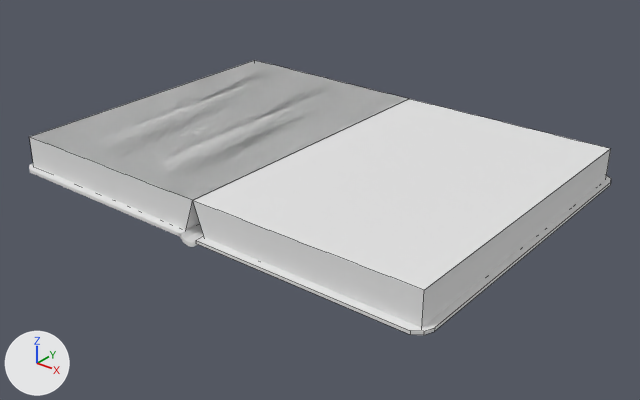
The Blender file Assets/Meshes/Spellbook.blend as it was, and as the next commit left it.
Rendered twice from a 50 mm camera at (3.07, -3.79, 2.18) aimed at (-0.01, 0.06, -0.2). The lights are fixed; the arrows at lower left show +X, +Y and +Z. Mesh edges are drawn as thin lines on the coarser meshes.

The older version as bpy lines, for what is in view:
```python
me_left_page_002 = bpy.data.meshes.new('Left Page.002')
me_left_page_002.from_pydata(...)  # 18 vertices, 1 face; spans x -1.0..1.0, y -1.0..1.0, z 0.0
me_right_page = bpy.data.meshes.new('Right Page')
me_right_page.from_pydata(...)  # 18 vertices, 1 face; spans x -1.0..1.0, y -1.0..1.0, z 0.0
ob_back = bpy.data.objects.new('Back', me_left_page_002)
ob_back.parent = ob_page
ob_back.location = (0.0, 0.0, 1.0)
ob_page = bpy.data.objects.new('Page', None)
ob_page.parent = ob_left
ob_page.location = (0.0, 0.0, 0.0)
ob_right_page = bpy.data.objects.new('Right Page', me_right_page)
ob_right_page.parent = ob_right
ob_right_page.location = (0.0, 0.0, 1.0)
# also in view: 'Left Cover' at (-0.75, 0.0, 0.0); 'Right' at (0.7, 0.0, 0.1); 'Left' at (-0.7, 0.0, 0.1); 'Right Cover' at (0.75, 0.0, 0.0); 'Left Page' at (-0.7, 0.0, 0.2)
```
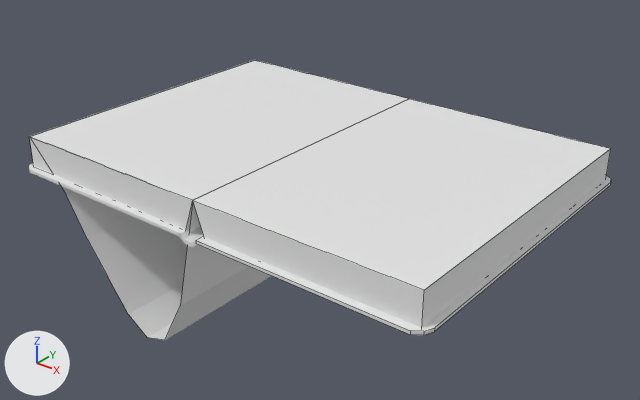
The newer file adds a shape key; the second version is drawn at full value of the shape key 'Closed' of 'Back', and the change is written as the vertex moves it makes.

ob_page is not drawn itself; it is the parent of ob_back, ob_front.

Scene script edits in JSON lines:
```json
{"block": "me_left_page_002", "where": "me_left_page_002.from_pydata(...)  # 18 vertices, 1 face; spans x -1.0..1.0, y -1.0..1.0, z 0.0"}
{"block": "me_left_page_002", "where": "# used by ob_back; parent = ob_page; location = (0.0, 0.0, 1.0)"}
{"block": "me_left_page_002", "change": "me_left_page_002 part 1"}
{"op": "set", "path": "me_left_page_002.vertices[4].co", "old": "(0.0, -1.0, 0.0)", "new": "(0.1, -1.0, -0.95)", "note": "pixel (104, 166) -> pixel (128, 314)"}
{"op": "set", "path": "me_left_page_002.vertices[5].co", "old": "(0.5, -1.0, 0.0)", "new": "(0.55, -1.0, -1.0)", "note": "pixel (146, 182) -> pixel (164, 340)"}
{"op": "set", "path": "me_left_page_002.vertices[6].co", "old": "(-0.5, -1.0, 0.0)", "new": "(-0.35, -1.0, -0.55)", "note": "pixel (65, 150) -> pixel (87, 239)"}
{"op": "set", "path": "me_left_page_002.vertices[7].co", "old": "(0.75, -1.0, 0.0)", "new": "(0.77, -1.0, -0.7)", "note": "pixel (169, 191) -> pixel (180, 305)"}
{"op": "set", "path": "me_left_page_002.vertices[8].co", "old": "(-0.25, -1.0, 0.0)", "new": "(-0.13, -1.0, -0.75)", "note": "pixel (84, 158) -> pixel (107, 276)"}
{"op": "set", "path": "me_left_page_002.vertices[9].co", "old": "(0.25, -1.0, 0.0)", "new": "(0.32, -1.0, -1.05)", "note": "pixel (125, 174) -> pixel (147, 337)"}
{"op": "set", "path": "me_left_page_002.vertices[10].co", "old": "(-0.75, -1.0, 0.0)", "new": "(-0.58, -1.0, -0.3)", "note": "pixel (47, 143) -> pixel (66, 194)"}
{"op": "set", "path": "me_left_page_002.vertices[11].co", "old": "(0.0, 1.0, 0.0)", "new": "(0.1, 1.0, -0.95)", "note": "pixel (327, 78) -> not seen"}
{"op": "set", "path": "me_left_page_002.vertices[12].co", "old": "(-0.5, 1.0, 0.0)", "new": "(-0.35, 1.0, -0.55)", "note": "pixel (289, 68) -> not seen"}
{"op": "set", "path": "me_left_page_002.vertices[13].co", "old": "(0.5, 1.0, 0.0)", "new": "(0.55, 1.0, -1.0)", "note": "pixel (366, 88) -> not seen"}
{"op": "set", "path": "me_left_page_002.vertices[14].co", "old": "(-0.75, 1.0, 0.0)", "new": "(-0.57, 1.0, -0.3)", "note": "pixel (271, 64) -> not seen"}
{"op": "set", "path": "me_left_page_002.vertices[15].co", "old": "(0.25, 1.0, 0.0)", "new": "(0.33, 1.0, -1.05)", "note": "pixel (346, 83) -> not seen"}
{"op": "set", "path": "me_left_page_002.vertices[16].co", "old": "(-0.25, 1.0, 0.0)", "new": "(-0.12, 1.0, -0.75)", "note": "pixel (308, 73) -> not seen"}
{"op": "set", "path": "me_left_page_002.vertices[17].co", "old": "(0.75, 1.0, 0.0)", "new": "(0.77, 1.0, -0.7)", "note": "pixel (387, 93) -> not seen"}
{"op": "remove", "block": "ob_page", "code": "ob_page.parent = ob_left"}
{"op": "set", "path": "ob_page.location", "old": "(0.0, 0.0, 0.0)", "new": "(-0.704, 0.0, -0.798)"}
{"op": "set", "path": "ob_page.rotation_euler", "old": "(0.0, 0.0, 0.0)", "new": "(0.0, 0.00328, 0.0)", "note": "degrees (0, 0, 0) -> degrees (0, 0.2, 0)"}
{"op": "set", "path": "ob_page.scale", "old": "(1.0, 1.0, 1.0)", "new": "(0.7, 1.0, 1.0)"}
```

Where the change shows, as pixel boxes [x1, y1, x2, y2] in the pictures (640 x 400 px):
```json
{"object": "Back", "change": "reshaped, moved, turned, rescaled", "before": [31, 60, 408, 200], "after": [29, 136, 271, 340]}
{"object": "Front", "change": "moved, turned, rescaled", "after": [30, 60, 408, 200], "on screen": "not visible before"}
{"object": "Left Page", "change": "unchanged, covered by the edit", "before": [30, 61, 408, 200], "after": [31, 100, 406, 188]}
```
